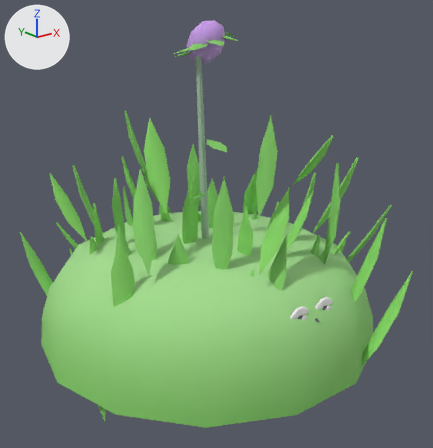
Two versions of the glTF model web-forest/public/model/species/streblotrichum-convolutum.glb, one commit apart.
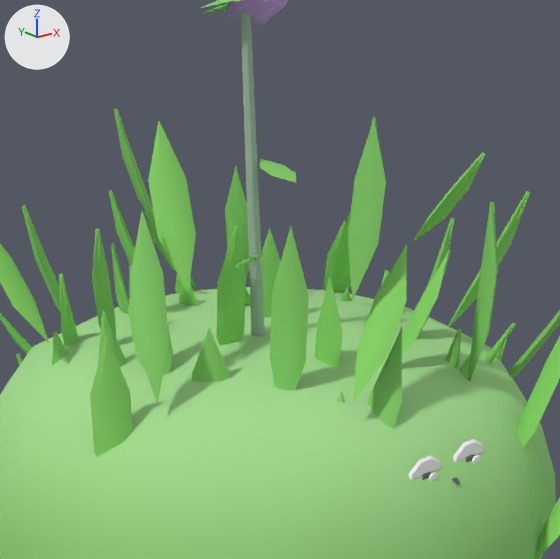
Each version appears first whole from a 50 mm camera at (-0.388, -0.5, 0.325) aimed at (0.001, -0.012, 0.13), and next in a close-up on the part from 14% to 87% of the width and 11% to 81% of the height. The lights are fixed; the arrows at upper left show +X, +Y and +Z. The first two pictures are the older version. Where no turn or scale is listed for an object, it has been applied to the vertices. Vertices at exactly the same position are counted once.

In view in the first close-up: 'cushion', 'p10', 'p11', 'p14', 'p15', 'p16', 'p17', 'p18', 'p19', 'p21', 'p22', 'p9' and 10 more.
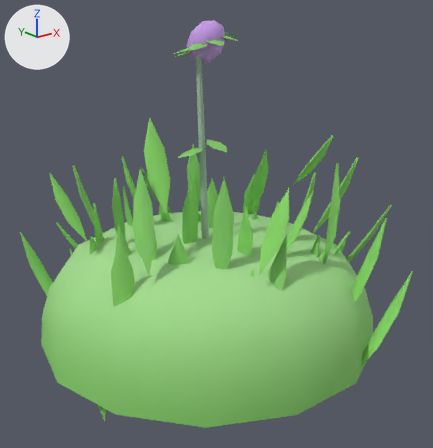
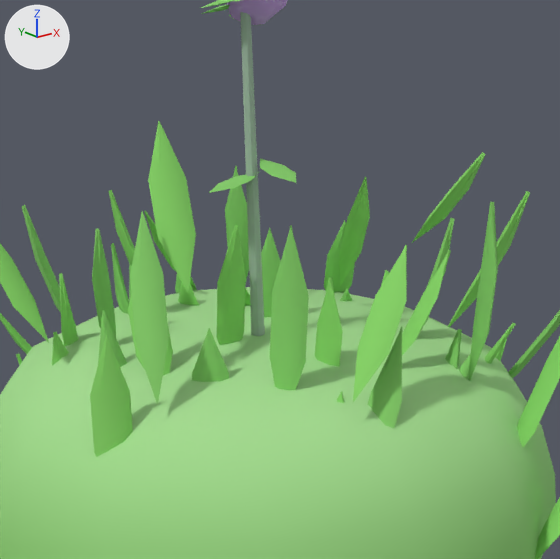
The change, as a list of edits to the scene's bpy script:
```text
Change me_mesh_0:
    used by ob_cushion; location = (0.0, 0.0027, 0.0)
    remove me_mesh_0.from_pydata(...)  # 614 vertices, 1068 faces; spans x -0.187..0.187, y -0.184..0.184, z 0.0..0.34
    add me_mesh_0.from_pydata(...)  # 656 vertices, 1148 faces; spans x -0.187..0.187, y -0.184..0.184, z 0.0..0.34
    me_mesh_0 part 1
    30 vertices are removed from x -0.032..0.037, y -0.163..-0.148, z 0.066..0.088
    194 faces are deleted
    146 vertices move from x -0.038..0.038, y -0.163..-0.148, z 0.061..0.089 to x -0.032..0.032, y -0.14..-0.11, z 0.048..0.092
    28 vertices are added at x -0.013..0.032, y -0.14..-0.115, z 0.065..0.097
    194 new faces join them
    me_mesh_0 part 2: 84 kept faces spanning x -0.032..0.032, y -0.14..-0.11, z 0.048..0.092 get new vertex colours
    other edits to the shape of me_mesh_0 do not show in these pictures
Change me_mesh_22:
    used by ob_p22; location = (0.0, 0.0027, 0.1628)
    remove me_mesh_22.from_pydata(...)  # 58 vertices, 96 faces; spans x -0.052..0.001, y -0.116..0.087, z -0.002..0.095
    add me_mesh_22.from_pydata(...)  # 10 vertices, 16 faces; spans x -0.036..0.0, y -0.008..0.01, z -0.009..0.0
    me_mesh_22 part 3: the loose piece of 19 vertices spanning x -0.052..-0.025, y 0.066..0.087, z 0.0..0.085 is deleted
    me_mesh_22 part 4: the loose piece of 19 vertices spanning x -0.023..-0.006, y -0.116..-0.096, z 0.0..0.095 is deleted
    me_mesh_22 part 5
    19 vertices are removed from x -0.029..0.001, y -0.016..0.002, z -0.002..0.002
    36 faces are deleted
    9 vertices are added at x -0.036..-0.012, y -0.008..0.01, z -0.009..-0.002
    16 new faces join them
Change ob_p22:
    ob_p22.location: (0.0, 0.0027, 0.1628) -> (0.0, 0.0027, 0.2138)
```

What differs and where, as boxes [x1, y1, x2, y2] in the close-ups (560 x 559 px; the box of a moved part takes in the faces that stretch with it):
'p22', reshaped, moved (81% narrower, 89% shorter): before [114, 108, 386, 301]; after [209, 172, 259, 193]
part 1 of me_mesh_0, moved or reshaped (not visible afterwards): before [408, 442, 484, 481]
part 2 of me_mesh_0, recoloured: before [422, 439, 483, 480]
part 3 of me_mesh_22, deleted (green): before [114, 108, 156, 227]
part 4 of me_mesh_22, deleted (green): before [348, 116, 386, 301]
part 5 of me_mesh_22, built on: before [235, 252, 263, 268]; after [209, 172, 259, 193]
